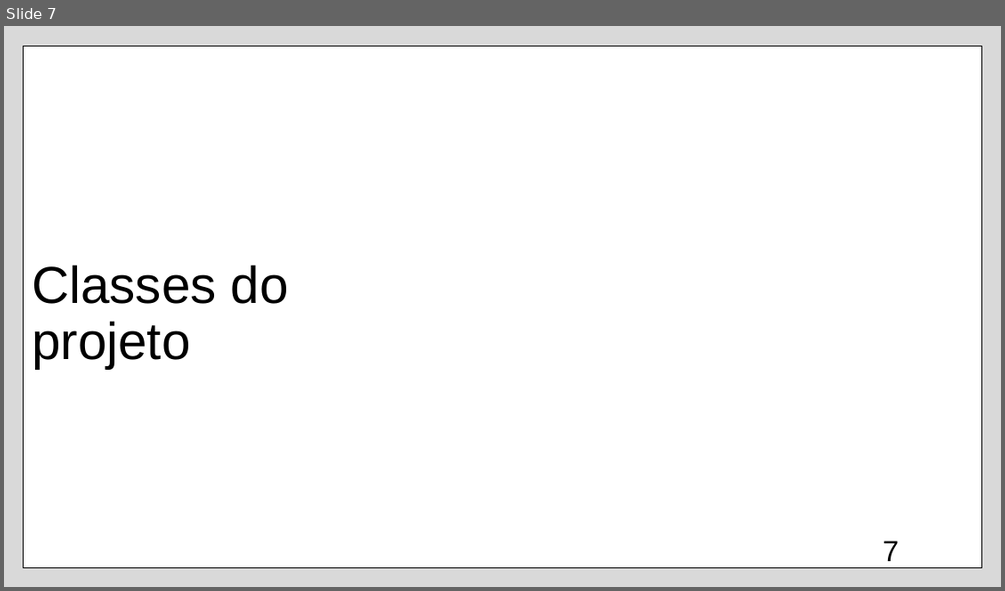
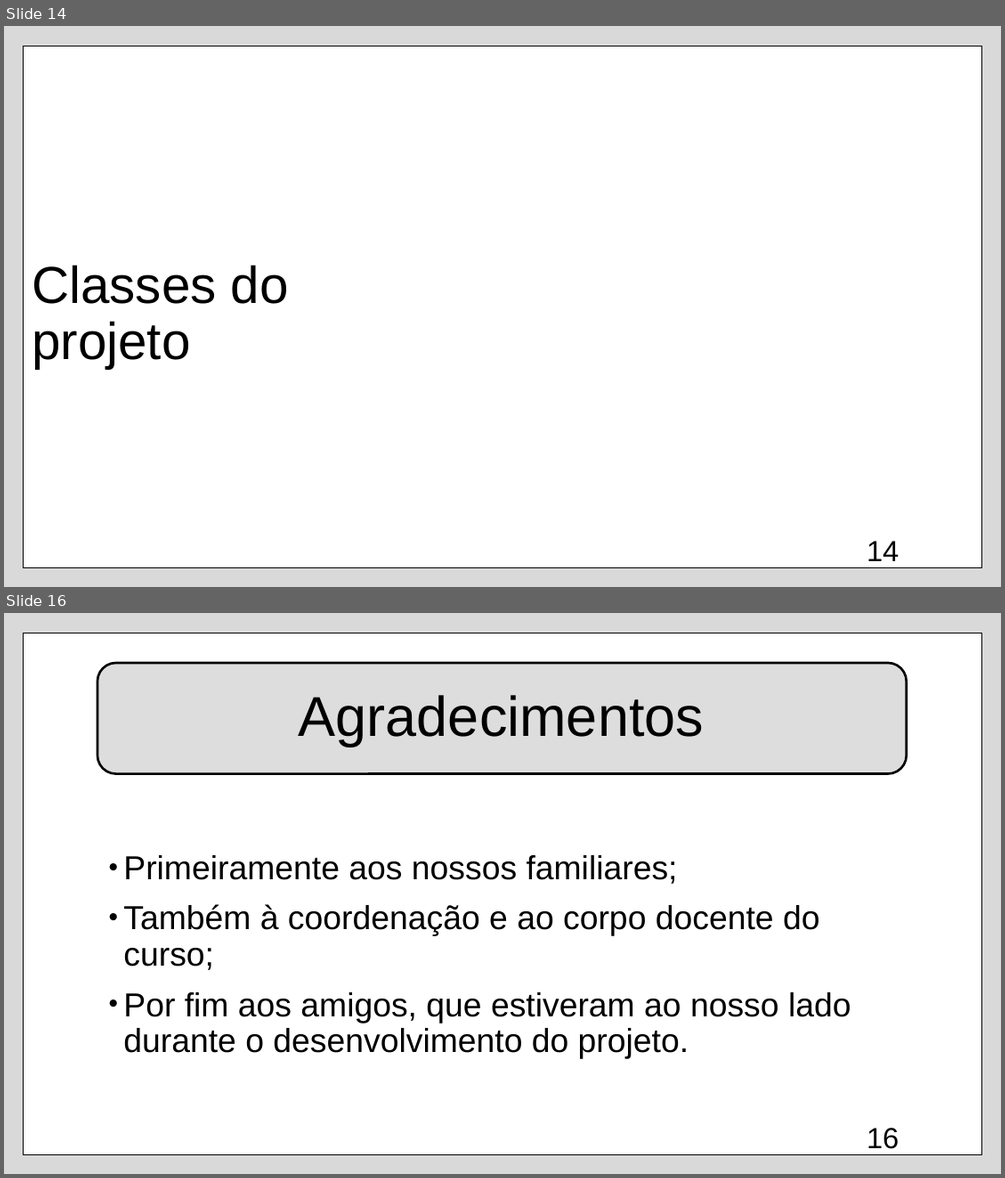
Before and after one commit to n4th4nrjesus/WordinOn, a slide deck: Apresentação Wordin'On.pptx. Shown one above the other, each under a label of ours: slide 7 before the commit, slides 14 and 16 after it; the slides between them are not shown. The pictures are 1005x591 and 1005x1178 pixels, drawn with LibreOffice and Linux fonts; fonts in the diff are those of the drawing; background and template pictures are left out. Boxes give left, top, right and bottom in pixels: in the first picture for what was removed or moved away, otherwise in the second. Text is boxed around its words. In the diff, an @@ line names an element or a change of style, - is before the commit and + after.

```diff
--- a/Apresentação Wordin'On.pptx
+++ b/Apresentação Wordin'On.pptx
@@ slide 16 added at (4,613,1001,1174), background #DADADA; not listed: 1 template element that a slide beside it also shows @@
@@ rounded rectangle added at (97,663,906,774), fill #DDDDDD, outline #000000 2.25 pt @@
@@ title added at (299,695,704,747), 54 pt, text #000000 @@
+Agradecimentos
@@ text added at (123,855,851,1059), 32 pt, text #000000 @@
+• Primeiramente aos nossos familiares;
+• Também à coordenação e ao corpo docente do curso;
+• Por fim aos amigos, que estiveram ao nosso lado durante o desenvolvimento do projeto.
@@ page number added at (866,1127,898,1149), 28 pt, text #000000 @@
+16
@@ what was slide 7 is now slide 14 @@
@@ page number at (866,540,898,561): text changed @@
-7
+14
```
Also in this commit, not shown: 6 slides changed, 7 other slides added.
